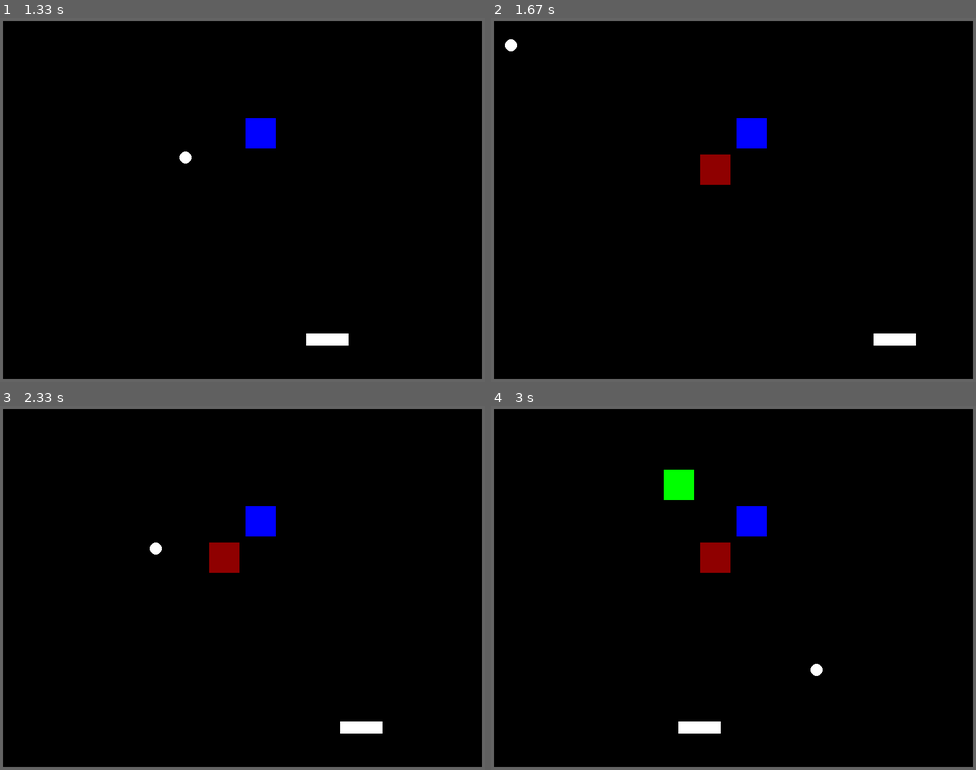
Above: before the commit, frames 1-4 (two rows, left to right).
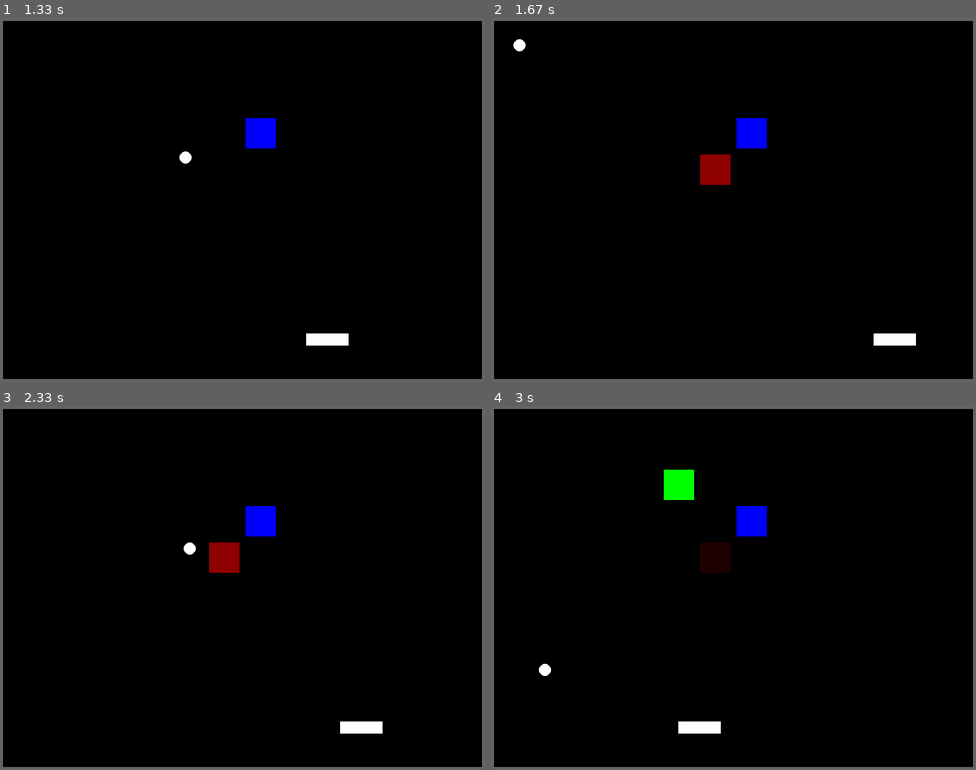
Above: after the commit, the same moments.

Repository: Gibson223/mod-5
Game: pygame game, started from py/main.py
The game is run twice, just before and just after one commit, with the same random seed, the same clock (stepped at 60 frames per second) and the same inputs.
Inputs:
- Up to frame 1 (1.33 s): tap Enter at 0.33 s; tap Home at 0.67 s; hold Right from 1 s (still down); hold D from 1 s (still down)
- Up to frame 2 (1.67 s): release Right at 1.47 s; release D at 1.47 s; hold Right from 1.5 s (still down); hold D from 1.5 s (still down); tap Home at 1.65 s
- Up to frame 3 (2.33 s): release Right at 1.97 s; release D at 1.97 s; hold Left from 2 s (still down); hold A from 2 s (still down)
- Up to frame 4 (3 s): release Left at 2.53 s; release A at 2.53 s; hold Left 2.57-2.97 s; hold A 2.57-2.97 s

Frame 1 is identical in both runs. In frame 2, 0.1% of the frame differs, in the area x 2-8%, y 5-10%; in frame 3, 0.1%; in frame 4, 0.6%, in the area x 9-69%, y 37-75%.

Commit message:
removed sound beccuase it was obnoxiously loud
also, ball no longer bounces twice if multiple blocks are on top of one
another

Diff:
--- a/py/constants.py
+++ b/py/constants.py
@@ -11,7 +11,7 @@
 
 
 # Audio settings
-SOUND = True
+SOUND = False
 MUSIC = True
 
 # Window resolution
--- a/py/main.py
+++ b/py/main.py
@@ -20,7 +20,7 @@
     Note: creating a multiline string using triple quotation marks is how you create python documentation
     """
     pygame.mixer.pre_init()  # TODO set right variables inside this
-    # Initialize pygame
+    # Initialize pygame  # TODO only init necessary pygame modules for efficiency
     pygame.init()
 
     # Set up screen
@@ -186,6 +186,12 @@
         if keyBindings.checkPress('restart', keysPressed):
             self.playerBall.xfloat = constants.INITIAL_BALL_X
             self.playerBall.yfloat = constants.INITIAL_BALL_Y
+            self.playerBall.xspeed = constants.INITIAL_BALL_XSPEED
+            self.playerBall.yspeed = constants.INITIAL_BALL_YSPEED
+
+        if keyBindings.checkPress('activate', keysPressed) and self.readyPowerUp:
+            self.readyPowerUp.activate()
+            self.readyPowerUp = None
 
     def updateGame(self):
         """
@@ -246,6 +252,7 @@
             del newblock
             return 0
 
+
 class CollisionHandling:
 
     """
@@ -260,7 +267,6 @@
         self.next_collision_exclusion=[]
         self.next_collision_exclusion_time=[]
 
-
     def evaluate(self):
         self.handle_ball_collisions()
         self.handle_power_up_collisions()
@@ -303,7 +309,7 @@
                 self.game.playerBall.bounce(isVertical)  # or change to the old one
 
                 # Should be handled at the object collided with, not here
-                AudioObj.playSound('bounce')
+                # AudioObj.playSound('bounce')
                 self.next_collision_exclusion.append(c)
                 self.next_collision_exclusion_time.append(time.time()+0.2)
 
@@ -326,8 +332,8 @@
         # see this link for explanation:
         # https://gamedev.stackexchange.com/questions/61705/pygame-colliderect-but-how-do-they-collide
 
-        # phi = arctan(yspeed / xspeed)bj
-    # GameObj = Game(
+        # phi = arctan(yspeed / xspeed)
+
         # result is in radians, ranging from -pi to pi
         # can be flipped by adding or subtracting pi
         tau = 2 * math.pi
@@ -339,18 +345,15 @@
         coll_x = collisionObj.rect.width
         coll_y = collisionObj.rect.height
 
-        topLeft  = math.atan2(-coll_y, -coll_x)
-        topRight = math.atan2(-coll_y,  coll_x)
-        botRight = math.atan2( coll_y,  coll_x)
-        botLeft  = math.atan2( coll_y, -coll_x)
-
-        # TODO simplify chained comparisons with a < b <= c
-        top = topLeft < ball_out_angle <= topRight
-        right = topRight < ball_out_angle <= botRight
-        bottom = botRight < ball_out_angle <= botLeft
-        # TODO surfaces hit on the left do not work.
-        # TODO detecting the top and bottom should be enough but ill leave this todo in here in case weird stuff occurs
-        left = botLeft < ball_out_angle <= topLeft
+        top_left  = math.atan2(-coll_y, -coll_x)
+        top_right = math.atan2(-coll_y,  coll_x)
+        bot_right = math.atan2( coll_y,  coll_x)
+        bot_left  = math.atan2( coll_y, -coll_x)
+
+        top = top_left < ball_out_angle <= top_right
+        bottom = bot_right < ball_out_angle <= bot_left
+        # right = top_right < ball_out_angle <= bot_right
+        # left = bot_left < ball_out_angle <= top_left
 
         return not (top or bottom)
 
@@ -448,6 +451,8 @@
         self.exitmenu_Height = self.optionsmenu_Height + constants.SUBFONT
         self.menucolor = 'RED'
 
+        AudioObj.playMusic('menu')
+
     def handleKeys(self, keysPressed):
         if keyBindings.checkPress('exit', keysPressed):
             pygame.event.post(pygame.event.Event(pygame.QUIT))
@@ -483,7 +488,7 @@
             elif self.selectedItem == 3:
                 pygame.event.post(pygame.event.Event(pygame.QUIT))
 
-    # TODO use class instances for the various screen items
+    # TODO use subclass instances for the various screen items
     class menuOption:
         width = None
         height = None
@@ -510,8 +515,7 @@
         Screen.blit(self.menuItems[2], (self.optionsmenu_Width, self.optionsmenu_Height))
         Screen.blit(self.menuItems[3], (self.exitmenu_Width, self.exitmenu_Height))
 
-        time.sleep(0.01)
-
+        # time.sleep(0.2)
 
 
 class Audio:
--- a/py/objects.py
+++ b/py/objects.py
@@ -23,7 +23,6 @@
             color=constants.colors["BLUE"]
             self.initialhp = constants.BLOCK_INITIAL_HP*3
 
-
         self.hp = self.initialhp
 
         self.initialColor = color
@@ -43,12 +42,12 @@
             self.hp = self.hp - abs(xspeed)
 
         if self.hp > 0:
-            print(self.hp)
-            print(self.initialhp)
-            redcolor= int(self.initialRed*(self.hp/self.initialhp))
-            greencolor= int(self.initialGreen*(self.hp/self.initialhp))
-            bluecolor= int(self.initialBlue*(self.hp/self.initialhp))
-            self.image.fill((    redcolor   ,greencolor,bluecolor))
+            # print(self.hp)
+            # print(self.initialhp)
+            redcolor = int(self.initialRed*(self.hp/self.initialhp))
+            greencolor = int(self.initialGreen*(self.hp/self.initialhp))
+            bluecolor = int(self.initialBlue*(self.hp/self.initialhp))
+            self.image.fill((redcolor, greencolor, bluecolor))
         if self.hp <= 0:
             self.image.fill((0,0,0))
         return self.hp
@@ -65,7 +64,7 @@
     # xspeed = 0
     # yspeed = 0
 
-    maxSpeed = 50
+    # maxSpeed = 50
 
     def __init__(self, color, radius):
         # Call the parent class (Sprite) constructor
@@ -94,6 +93,7 @@
         self.xfloat = float(self.rect.x)
         self.yfloat = float(self.rect.y)
 
+        self.col_this_frame = [False, False]
 
     def bounce(self, bounceIsVertical):
         """
@@ -105,10 +105,15 @@
             #self.rect.x, self.rect.y = fpga_connection.sendBounce(bounceIsVertical, self.xspeed, self.yspeed, bounceConstant)
             pass
         else:
-            if bounceIsVertical:
+            # If collision on an axis has already happened this frame,
+            # then dont bounce
+            if bounceIsVertical and not self.col_this_frame[0]:
                 self.xspeed *= -1
-            else:
+                self.col_this_frame[0] = True
+
+            elif not self.col_this_frame[1]:
                 self.yspeed *= -1
+                self.col_this_frame[1] = True
 
 
     def update(self):
@@ -119,6 +124,10 @@
         self.rect.y = self.yfloat
 
 
+        # Reset values so that it can bounce again next frame
+        self.col_this_frame = [False, False]
+
+
 class Paddle(pygame.sprite.Sprite):
     """
     """
@@ -195,7 +204,7 @@
         rngtotal = 0.0
         for t in PowerUp.types:
             rngtotal += t[1]
-            print(rngtotal)
+            # print(rngtotal)
         rngnum = random.uniform(0, rngtotal)
         for t in PowerUp.types:
             rngchoose += t[1]
@@ -211,7 +220,10 @@
         print("getTypeInfo error!")
 
     def activate(self):
-        pass
+        # Do something
+        print('activate %s' % self.type)
+
+        # After doing something, the reference to the object is removed.
 
     class PowerUpSprite(pygame.sprite.Sprite):
         """
@@ -225,7 +237,6 @@
             super().__init__()
 
             self.powerUp = PowerUp()
-            print("generated %s powerup." % self.powerUp.type)
 
             self.image = pygame.Surface([self.width, self.height])
             self.image.fill(constants.colors[self.powerUp.color])
